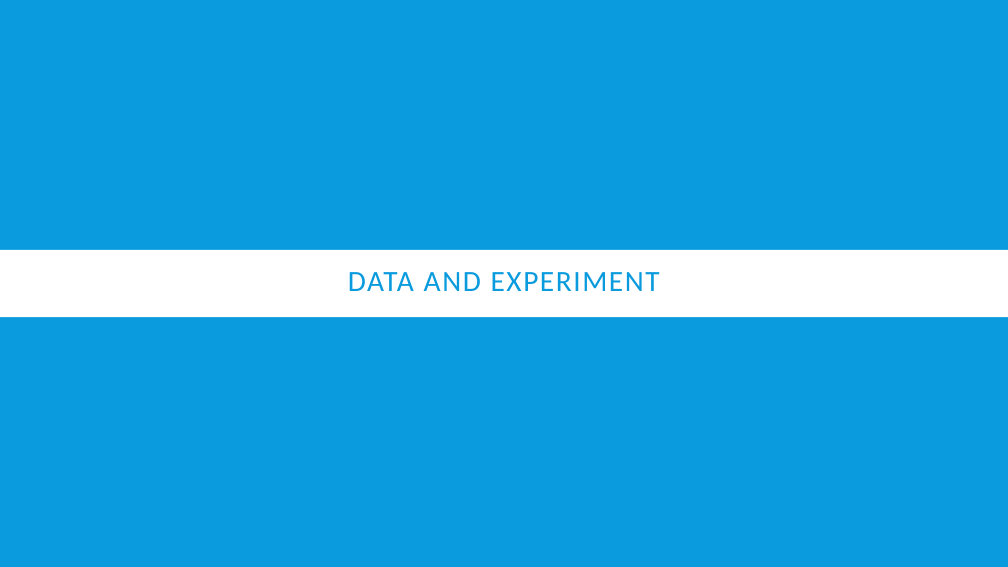
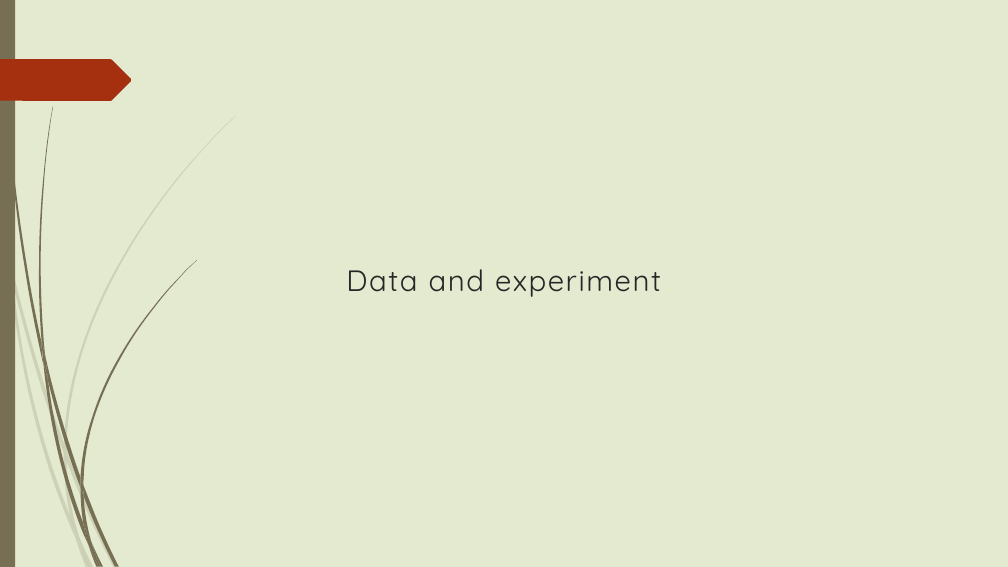
Before and after one commit to mitresh95/ImpactOfCrimeOnHousing, a slide deck: slide 11 of Presentation.pptx. Drawn at 1008x567 pixels with LibreOffice and Linux fonts; fonts in the diff are those of the drawing. Boxes give left, top, right and bottom in pixels: in the first picture for what was removed or moved away, otherwise in the second. Text is boxed around its words. In the diff, an @@ line names an element or a change of style, - is before the commit and + after.

```diff
--- a/Presentation.pptx
+++ b/Presentation.pptx
@@ background #099BDD to #E3EACF @@
@@ rectangle removed at [0, 14, 1008, 150] @@
@@ rectangle removed at [0, 0, 1008, 567] @@
@@ rectangle added at [0, 0, 15, 567], fill #766F54 @@
@@ freeform shape added at [0, 59, 132, 101], fill #A53010 @@
@@ rectangle removed at [0, 170, 1008, 321] @@
@@ rectangle removed at [0, 250, 1008, 317] @@
@@ title at [346, 269, 661, 297]: text changed; font Calibri to Quicksand; text colour #099BDD to #262626 @@
-DATA AND EXPERIMENT
+Data and experiment
@@ group added at [0, 116, 236, 567]: 10 freeform shapes @@
@@ group added at [2, 0, 197, 567]: 12 freeform shapes @@
```
Also in this commit, not shown: 15 other slides changed.
